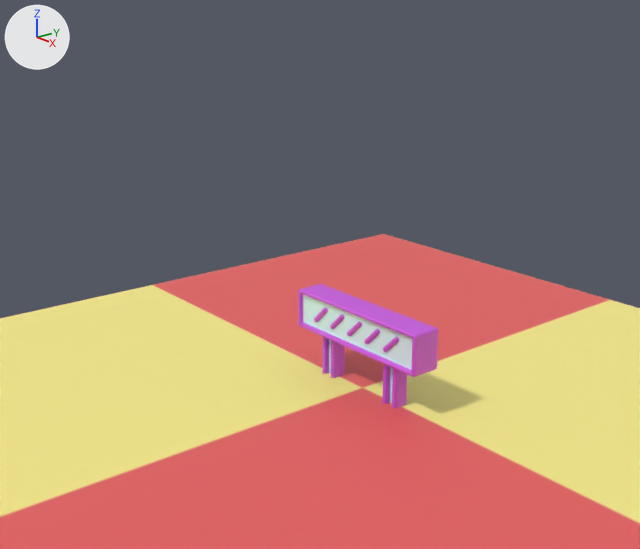
One commit to the Blender file Blender/eric's.blend: the scene before it, then after it.
One viewpoint serves both versions: a camera (50 mm lens) standing at (7.07, -6.4, 4.38) and looking at (0.23, -0.83, 1.61). The axes (+X, +Y, +Z) are drawn at upper left. The lights are the same throughout.
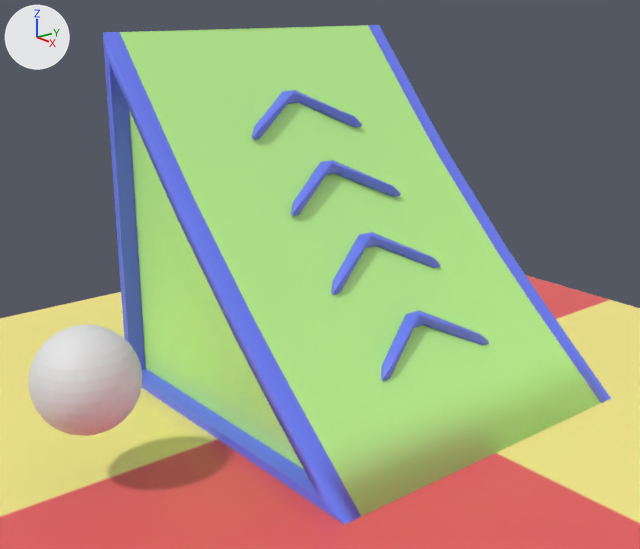
What changed in the scene script:
```text
Change ob_bar:
    add ob_bar.hide_set(True)  # its collection is switched off
Change ob_cube:
    add ob_cube.hide_set(True)  # its collection is switched off
Change ob_cube_004:
    add ob_cube_004.hide_set(True)  # its collection is switched off
Change ob_cube_005:
    add ob_cube_005.hide_set(True)  # its collection is switched off
Change ob_cube_006:
    add ob_cube_006.hide_set(True)  # its collection is switched off
Change ob_cube_007:
    add ob_cube_007.hide_set(True)  # its collection is switched off
Change ob_cube_008:
    add ob_cube_008.hide_set(True)  # its collection is switched off
Change ob_cube_009:
    add ob_cube_009.hide_set(True)  # its collection is switched off
Change ob_cube_010:
    add ob_cube_010.hide_set(True)  # its collection is switched off
Change ob_cube_011:
    add ob_cube_011.hide_set(True)  # its collection is switched off
Change ob_cube_012:
    add ob_cube_012.hide_set(True)  # its collection is switched off
Change ob_cube_013:
    add ob_cube_013.hide_set(True)  # its collection is switched off
Add ob_arrow_003:
    ob_arrow_003 = bpy.data.objects.new('Arrow.003', me_cube_028)  # 12 vertices, 10 faces; spans x 0.65..1.29, y -0.8..0.8, z 0.61..1.26; in mat_yes_006 (picture img_yes_diffuse_v2_png_024); modifiers BEVEL, SMOOTH
    ob_arrow_003.parent = ob_boostramp
    ob_arrow_003.location = (0.0, 0.0, 0.0)
Add ob_boostramp:
    ob_boostramp = bpy.data.objects.new('BoostRamp', me_cube_023)  # 114 vertices, 102 faces; spans x -2.0..2.0, y -2.0..2.0, z 0.0..4.0; in mat_yes (picture img_yes_diffuse_v2_png)
    ob_boostramp.location = (0.0, 0.0, 0.0)
Add ob_arrow_002:
    ob_arrow_002 = bpy.data.objects.new('Arrow.002', me_cube_027)  # 12 vertices, 10 faces; spans x -0.12..0.52, y -0.8..0.8, z 1.31..1.97; in mat_yes_006 (picture img_yes_diffuse_v2_png_024); modifiers BEVEL, SMOOTH
    ob_arrow_002.parent = ob_boostramp
    ob_arrow_002.location = (0.0, 0.0, 0.0)
Add ob_arrow_001:
    ob_arrow_001 = bpy.data.objects.new('Arrow.001', me_cube_026)  # 12 vertices, 10 faces; spans x -0.79..-0.16, y -0.8..0.8, z 2.03..2.68; in mat_yes_006 (picture img_yes_diffuse_v2_png_024); modifiers BEVEL, SMOOTH
    ob_arrow_001.parent = ob_boostramp
    ob_arrow_001.location = (0.0, 0.0, 0.0)
Add ob_arrow:
    ob_arrow = bpy.data.objects.new('Arrow', me_cube_024)  # 12 vertices, 10 faces; spans x -1.49..-0.86, y -0.8..0.8, z 2.76..3.41; in mat_yes_006 (picture img_yes_diffuse_v2_png_024); modifiers BEVEL, SMOOTH
    ob_arrow.parent = ob_boostramp
    ob_arrow.location = (0.0, 0.0, 0.0)
Add ob_player:
    ob_player = bpy.data.objects.new('Player', me_sphere)  # a UV sphere (32 segments, 16 rings, poles along z) spanning x -0.5..0.5, y -0.5..0.5, z -0.5..0.5
    ob_player.location = (0.0, -3.37, 1.06)
```

Where the change shows, as pixel boxes (x1, y1, x2, y2) in the pictures (640 x 549 px):
'BoostRamp', added (green)
    after: (103, 25, 611, 524)
'Player', added
    after: (28, 325, 142, 436)
'Bar', hidden
    before: (298, 284, 439, 377)
'Arrow.003', added (blue)
    after: (381, 310, 489, 381)
'Arrow.002', added (blue)
    after: (331, 232, 441, 295)
'Arrow.001', added (blue)
    after: (291, 160, 401, 216)
'Arrow', added (blue)
    after: (252, 90, 362, 140)
'Cube.011', hidden (pink)
    before: (392, 368, 407, 409)
'Cube.009', hidden (pink)
    before: (331, 340, 345, 378)
'Cube.012', hidden
    before: (382, 364, 390, 404)
'Cube.008', hidden
    before: (323, 337, 329, 374)
'Cube.006', hidden
    before: (383, 337, 399, 352)
'Cube.004', hidden
    before: (347, 321, 362, 336)
'Cube.005', hidden
    before: (365, 329, 380, 344)
'Cube.013', hidden
    before: (390, 367, 393, 404)
'Cube.007', hidden
    before: (330, 314, 344, 329)
'Cube', hidden
    before: (314, 308, 328, 322)
'Cube.010', hidden
    before: (329, 340, 331, 374)
